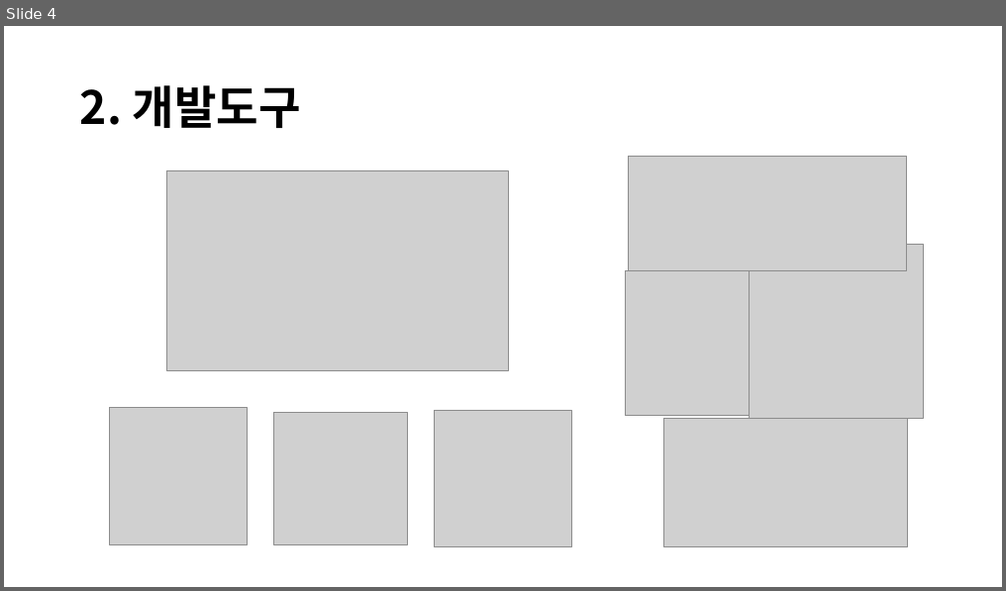
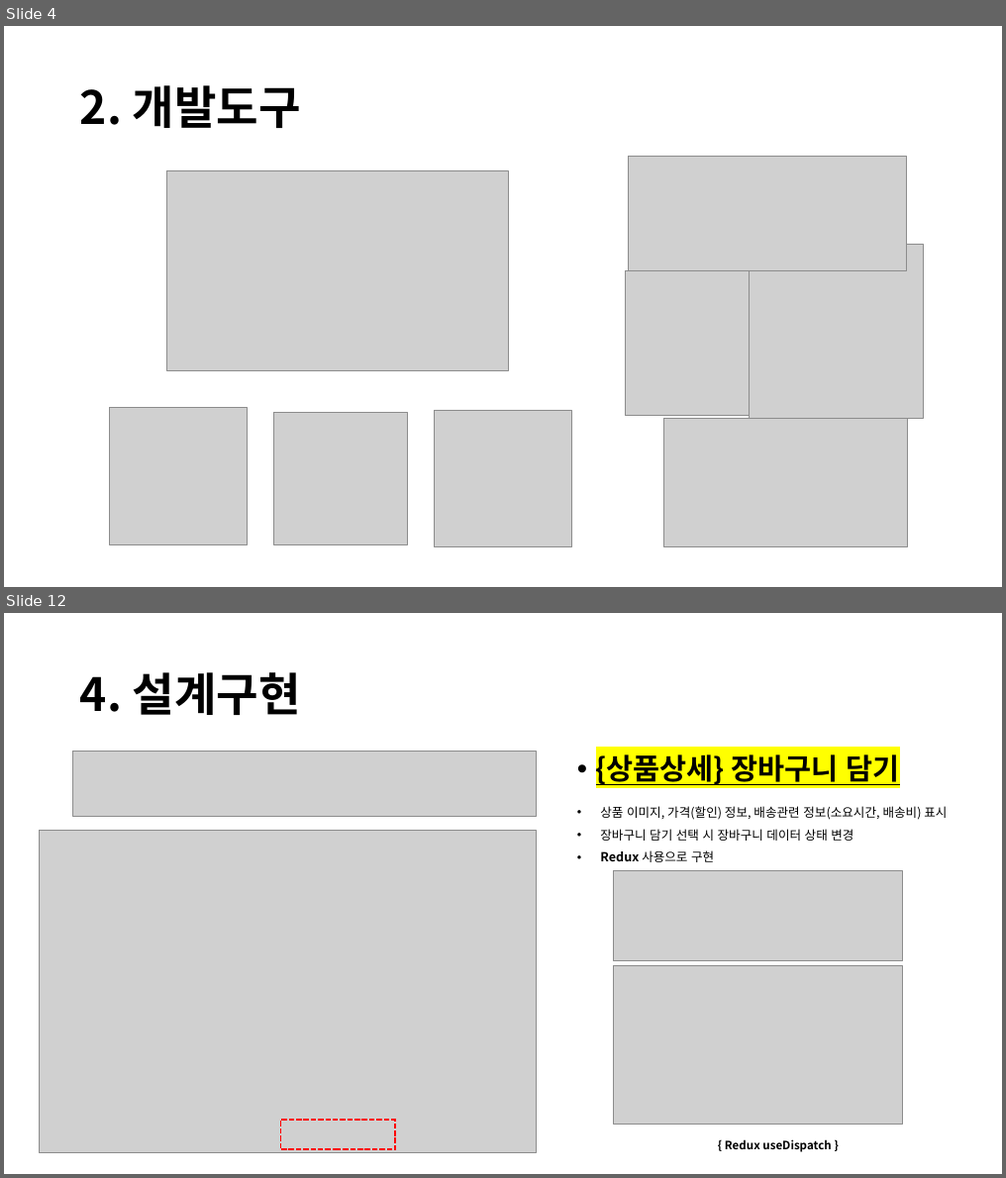
Before and after one commit to leedy79/clone-29cm-site, a slide deck: readme/React Project.pptx. Shown one above the other, each under a label of ours: slide 4 before the commit, slides 4 and 12 after it; the slides between them are not shown. The pictures are 1006x591 and 1006x1178 pixels, drawn with LibreOffice and Linux fonts; fonts in the diff are those of the drawing; grey boxes stand for pictures. Boxes give left, top, right and bottom in pixels: in the first picture for what was removed or moved away, otherwise in the second. Text is boxed around its words. In the diff, an @@ line names an element or a change of style, - is before the commit and + after.

```diff
--- a/readme/React Project.pptx
+++ b/readme/React Project.pptx
@@ slide 12 added at <box>4,613,1002,1174</box>, background #FFFFFF @@
@@ title added at <box>80,672,301,715</box>, 44 pt, text #000000, bold @@
+4. 설계구현
@@ picture added at <box>73,752,537,817</box> @@
@@ text added at <box>596,755,900,785</box>, 28 pt, text #000000, bold, underline @@
+• {상품상세} 장바구니 담기
@@ text added at <box>600,806,946,862</box>, 12 pt, text #000000 @@
+• 상품 이미지, 가격(할인) 정보, 배송관련 정보(소요시간, 배송비) 표시
+• 장바구니 담기 선택 시 장바구니 데이터 상태 변경
+• Redux 사용으로 구현
@@ picture added at <box>39,830,537,1154</box> @@
@@ picture added at <box>614,871,902,961</box> @@
@@ picture added at <box>614,965,902,1124</box> @@
@@ rectangle added at <box>281,1121,395,1151</box>, outline #FF0000 1.75 pt dashed @@
@@ text added at <box>725,1140,831,1153</box>, 11 pt, text #000000, bold @@
+{ Redux useDispatch }
```
Also in this commit, not shown: 6 slides changed, 5 other slides added, 21 other files.
